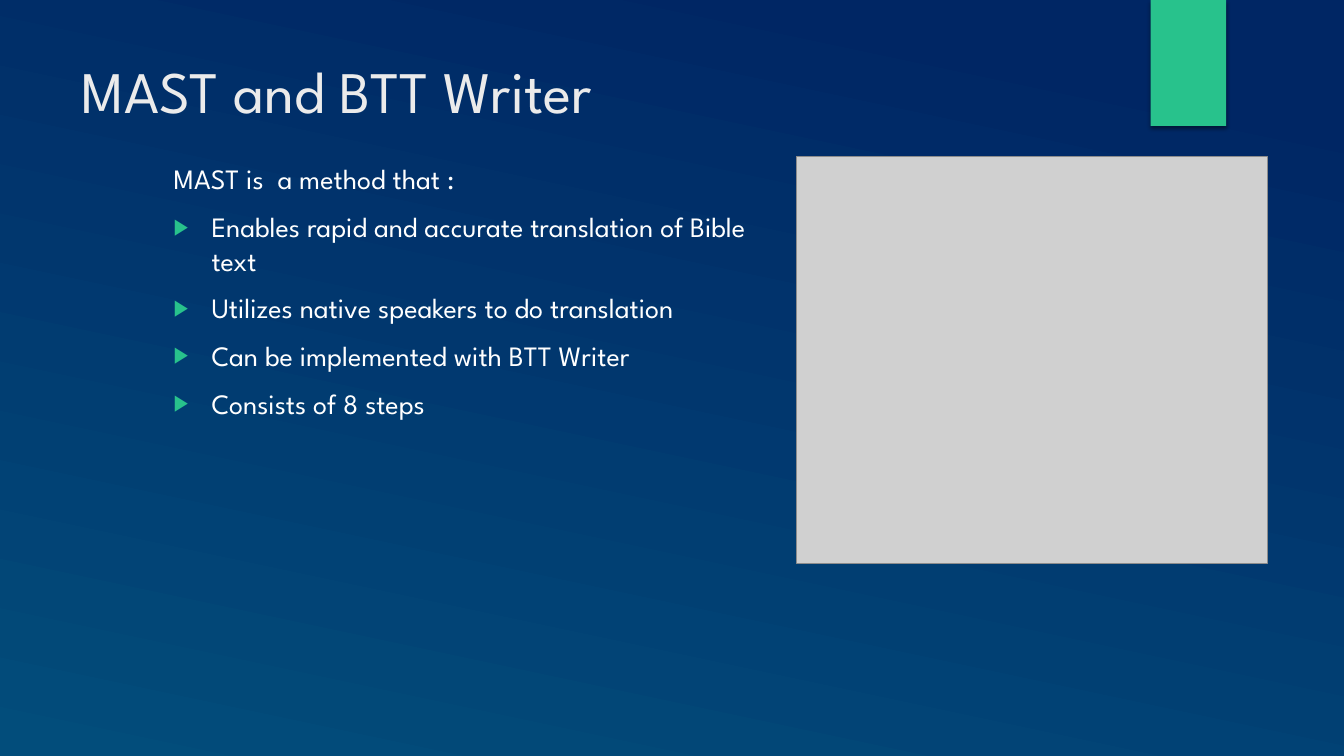
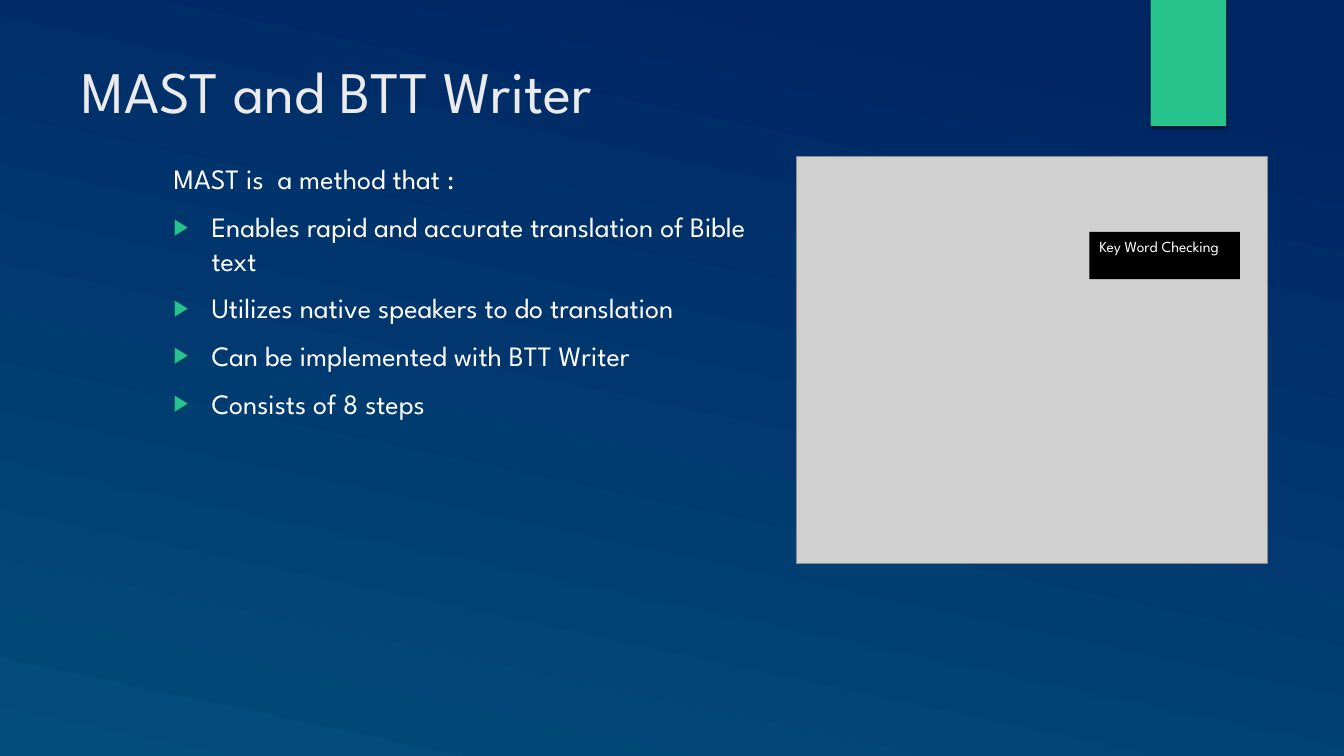
Before and after one commit to WycliffeAssociates/btt-writer-docs, a slide deck: slide 3 of docs/ATranslate.pptx. Drawn at 1344x756 pixels with LibreOffice and Linux fonts; fonts in the diff are those of the drawing; grey boxes stand for pictures; background and template pictures are left out. Boxes give left, top, right and bottom in pixels: in the first picture for what was removed or moved away, otherwise in the second. Text is boxed around its words. In the diff, an @@ line names an element or a change of style, - is before the commit and + after.

```diff
--- a/docs/ATranslate.pptx
+++ b/docs/ATranslate.pptx
@@ rectangle added at [1090, 232, 1240, 279], fill #000000, 11 pt, text #FFFFFF @@
+Key Word Checking
```
Also in this commit, not shown: 3 other files.
